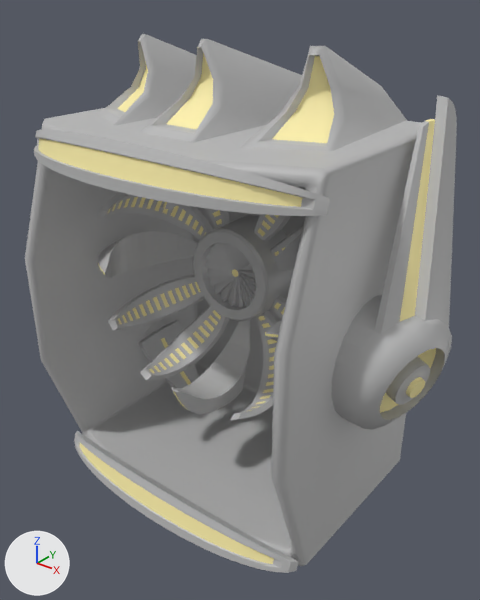
An edit to the FBX model Assets/Models/Chamber_1.fbx, drawn before and after from the same camera.
Camera for both pictures: a 50 mm lens placed at (4.82, -5.58, 3.32), pointed at (0.28, 0.09, -0.19). The axes (+X, +Y, +Z) are drawn at lower left. The lights are the same throughout. Where no turn or scale is listed for an object, it has been applied to the vertices.

Names of what the first picture shows: 'Chamber', 'Hardware'.
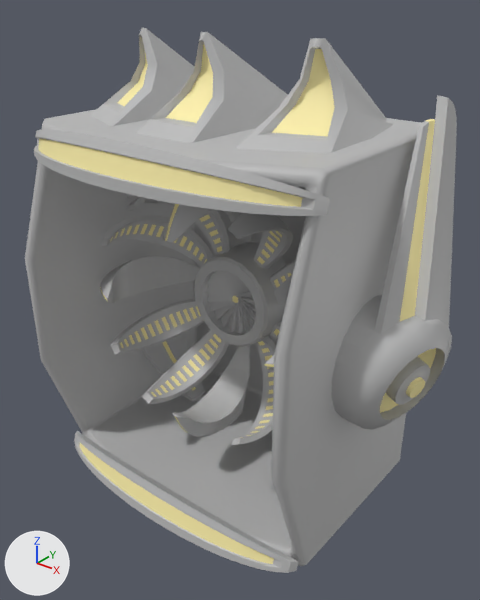
The newer file is also turned or shifted as a whole; pictures and numbers use the older file's frame.

What the commit changed:
me_mesh is used by ob_chamber; location (0.0, 0.0, 0.0).
me_mesh had 1958 vertices, 1911 faces and spanned x -2.72..2.72, y -1.59..1.59, z -2.76..2.76.
me_mesh now has 1964 vertices, 1917 faces and spans x -2.72..2.72, y -1.59..1.59, z -2.76..2.83.
Part 13, on me_mesh:
6 vertices are removed from x -1.69..1.7, y 1.59, z 1.54..1.57.
6 faces are deleted.
38 vertices in x -1.56..1.56, y -0.68..0.26, z 1.9..2.76 move by (0.0, 0.0, 0.07).
22 vertices in x -1.51..1.51, y -0.5..0.31, z 1.93..2.74 move by (0.0, 0.0, 0.06).
4 vertices in x -1.23..1.24, y 0.05..0.09, z 2.66 move by (0.0, 0.02, 0.07).
24 vertices move from x -1.7..1.7, y -0.91..1.59, z 1.74..2.69 to x -1.7..1.7, y -0.91..1.59, z 1.78..2.75.
12 vertices are added at x -1.7..1.7, y 0.31..1.59, z 1.78.
12 new faces join them, mat_lambert1 (grey #bcbcbc).
me_mesh_001 is used by ob_hardware; location (0.0, 0.0, 0.0).
me_mesh_001 had 2517 vertices, 2477 faces and spanned x -1.93..1.93, y -0.84..0.84, z -1.83..1.83.
me_mesh_001 now has 2517 vertices, 2477 faces and spans x -1.93..1.93, y -0.84..0.84, z -2.19..1.46.
me_mesh_001 part 1: the loose piece of 61 vertices spanning x -0.43..0.43, y 0.25..0.34, z -0.43..0.43 is moved by (0.0, 0.0, -0.36).
me_mesh_001 part 2: the loose piece of 62 vertices spanning x -0.25..0.25, y -0.84..0.57, z 0.72..1.83 is moved by (0.0, 0.0, -0.36).
me_mesh_001 part 3: the loose piece of 100 vertices spanning x -0.62..0.62, y 0.19..0.84, z -0.62..0.62 is moved by (0.0, 0.0, -0.36).
me_mesh_001 part 4: the loose piece of 264 vertices spanning x 0.15..0.95, y -0.63..0.53, z 0.37..1.49 is moved by (0.0, 0.0, -0.36).
me_mesh_001 part 5: the loose piece of 264 vertices spanning x 0.18..0.98, y -0.63..0.53, z -1.47..-0.35 is moved by (0.0, 0.0, -0.36).
me_mesh_001 part 6: the loose piece of 62 vertices spanning x -0.25..0.25, y -0.84..0.57, z -1.83..-0.72 is moved by (0.0, 0.0, -0.36).
me_mesh_001 part 7: the loose piece of 264 vertices spanning x -0.95..-0.15, y -0.63..0.53, z -1.49..-0.37 is moved by (0.0, 0.0, -0.36).
me_mesh_001 part 8: the loose piece of 264 vertices spanning x -1.49..-0.37, y -0.63..0.53, z 0.15..0.95 is turned -60 degrees about the y axis through its middle, then moved by (-0.01, 0.0, -1.44).
me_mesh_001 part 9: the loose piece of 264 vertices spanning x 0.37..1.49, y -0.63..0.53, z -0.95..-0.15 is moved by (0.0, 0.0, -0.36).
me_mesh_001 part 10: the loose piece of 264 vertices spanning x -0.98..-0.18, y -0.63..0.53, z 0.35..1.47 is moved by (0.0, 0.0, -0.36).
me_mesh_001 part 11: 1 vertex moved within x 0.66, y 0.52, z 0.24; 320 vertices removed from x 0.35..1.93, y -0.7..0.7, z -0.25..0.98; 320 vertices added at x 0.35..1.93, y -0.7..0.7, z -0.62..0.61.
me_mesh_001 part 12: 320 vertices removed from x -1.93..-0.35, y -0.7..0.7, z -0.98..0.25; 320 vertices added at x -1.93..-0.37, y -0.7..0.7, z -0.62..0.59.

Where the change shows, as pixel boxes [x1, y1, x2, y2] in the pictures (480 x 600 px; the box of a moved part takes in the faces that stretch with it):
'Chamber', reshaped: before [25, 33, 457, 573]; after [25, 27, 457, 573]
'Hardware', reshaped: before [97, 192, 304, 420]; after [100, 197, 296, 445]
part 1 of me_mesh_001, moved or reshaped: before [205, 242, 256, 308]; after [205, 270, 256, 334]
part 2 of me_mesh_001, moved or reshaped: before [161, 202, 250, 214]; after [162, 204, 251, 243]
part 3 of me_mesh_001, moved or reshaped: before [193, 215, 293, 321]; after [194, 242, 287, 347]
part 4 of me_mesh_001, moved or reshaped: before [253, 214, 291, 241]; after [227, 213, 293, 269]
part 5 of me_mesh_001, moved or reshaped: before [231, 310, 277, 420]; after [231, 336, 276, 445]
part 6 of me_mesh_001, moved or reshaped: before [171, 320, 250, 414]; after [172, 345, 250, 437]
part 7 of me_mesh_001, moved or reshaped: before [140, 305, 229, 381]; after [142, 330, 229, 404]
part 8 of me_mesh_001, moved or reshaped: before [97, 192, 213, 240]; after [111, 298, 205, 355]
part 9 of me_mesh_001, moved or reshaped: before [270, 295, 287, 399]; after [270, 322, 281, 427]
part 10 of me_mesh_001, moved or reshaped: before [205, 208, 229, 229]; after [126, 197, 230, 256]
part 11 of me_mesh_001, moved or reshaped: before [265, 225, 304, 341]; after [265, 259, 296, 370]
part 12 of me_mesh_001, moved or reshaped: before [98, 231, 205, 331]; after [100, 215, 213, 304]
part 13 of me_mesh, built on: before [97, 33, 407, 151]; after [90, 27, 394, 153]
